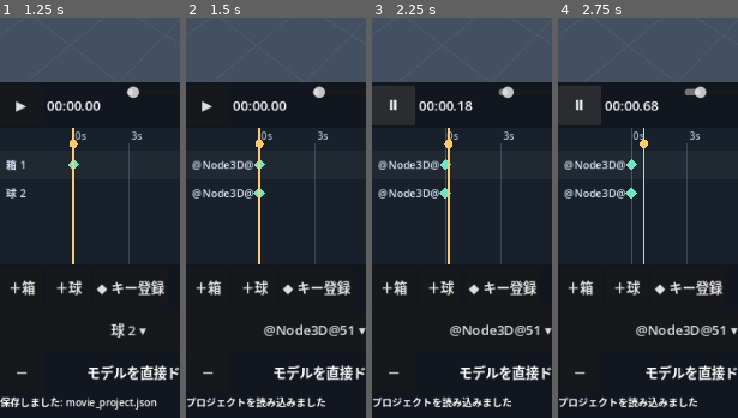
Above: before the commit, frames 1-4 (left to right).
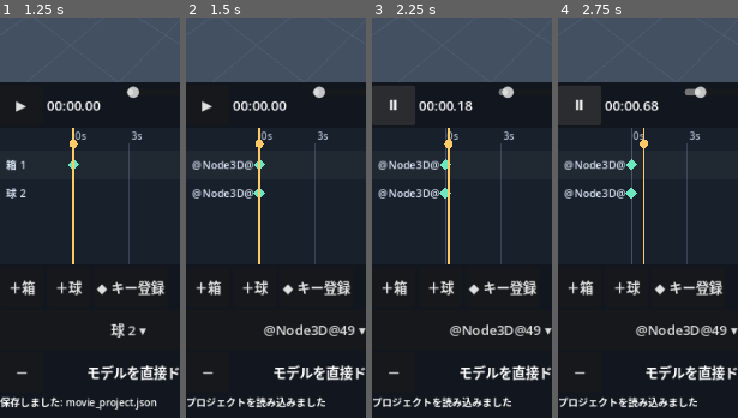
Above: after the commit, the same moments.

Repository: shejklgaia-png/movie_creater
Game: Godot game, scene res://scenes/editor.tscn
The game is run twice, just before and just after one commit, with the same random seed, the same clock (stepped at 60 frames per second) and the same inputs.
Inputs:
- Up to frame 1 (1.25 s): click "保存" at 0.5 s
- Up to frame 2 (1.5 s): click "読込" at 1.25 s
- Up to frame 3 (2.25 s): click "▶" at 2 s
- Up to frame 4 (2.75 s): no input
The pictures show only the part of the screen within x 0-50%, y 50-100%; the shares and areas given below are measured in that part.

Frame 1 is identical in both runs. In frame 2, 0.1% of the frame differs, in the area x 85-94%, y 77-80%; in frame 3, 0.1%; in frame 4, 0.1%.

Commit message:
Make model ray picking work without initialized physics world

Diff:
--- a/scripts/editor.gd
+++ b/scripts/editor.gd
@@ -375,17 +375,30 @@
     return fallback
 
 func _hit_object_id(local: Vector2) -> String:
+    # Ray/AABB selection in object-local coordinates; no physics server needed.
+    # This remains reliable in offscreen SubViewports and headless tests.
     var screen_pos := _viewport_position(local)
-    var origin := editor_camera.project_ray_origin(screen_pos)
-    var direction := editor_camera.project_ray_normal(screen_pos)
-    var query := PhysicsRayQueryParameters3D.create(origin, origin + direction * 250.0)
-    var hit: Dictionary = preview.world_3d.direct_space_state.intersect_ray(query)
-    if hit.is_empty():
-        return ""
-    var body: Object = hit.get("collider")
-    if body != null and body.has_meta("movie_id"):
-        return str(body.get_meta("movie_id"))
-    return ""
+    var ray_origin := editor_camera.project_ray_origin(screen_pos)
+    var ray_dir := editor_camera.project_ray_normal(screen_pos)
+    var closest_id := ""
+    var closest_distance := INF
+    for id_value in objects_by_id.keys():
+        var id := str(id_value)
+        var node: Node3D = objects_by_id[id]
+        var mesh: MeshInstance3D = node.get_node_or_null("EditableMesh") as MeshInstance3D
+        if mesh == null:
+            continue
+        var transform_inv := mesh.global_transform.affine_inverse()
+        var local_origin: Vector3 = transform_inv * ray_origin
+        var local_direction: Vector3 = transform_inv.basis * ray_dir
+        var intersection: Variant = mesh.get_aabb().intersects_ray(local_origin, local_direction)
+        if intersection is Vector3:
+            var world_hit: Vector3 = mesh.global_transform * (intersection as Vector3)
+            var distance: float = ray_origin.distance_to(world_hit)
+            if distance < closest_distance:
+                closest_distance = distance
+                closest_id = id
+    return closest_id
 
 func _pick_object(screen_position: Vector2) -> void:
     var id := _hit_object_id(screen_position)
@@ -415,6 +428,7 @@
     scene_root.add_child(node)
 
     var mesh := MeshInstance3D.new()
+    mesh.name = "EditableMesh"
     var collision := CollisionShape3D.new()
     if kind == "sphere":
         var shape_mesh := SphereMesh.new()
